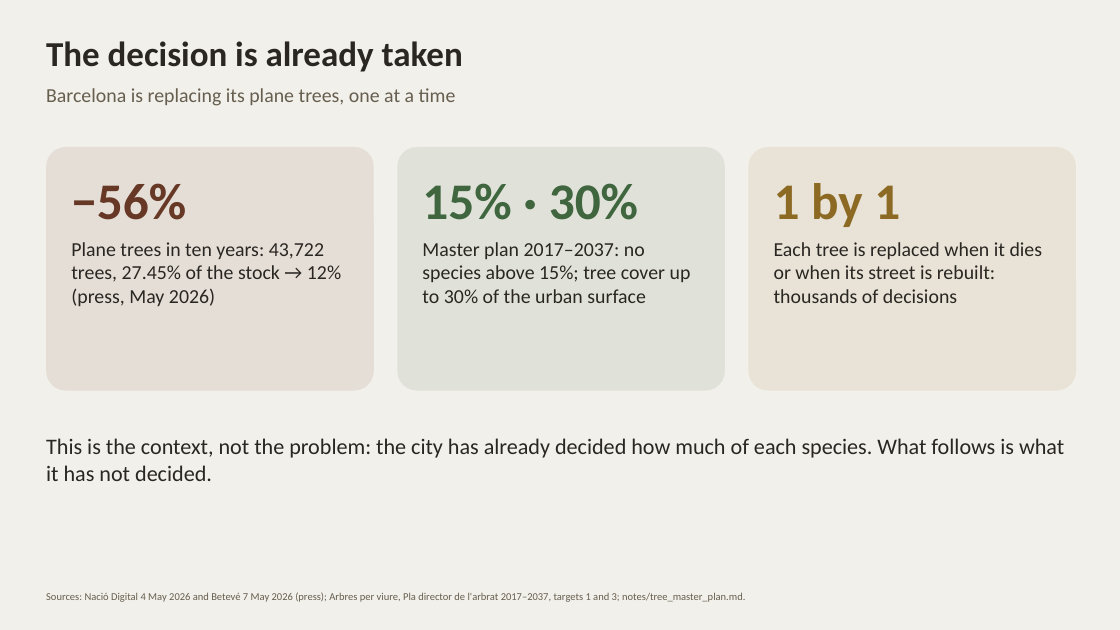
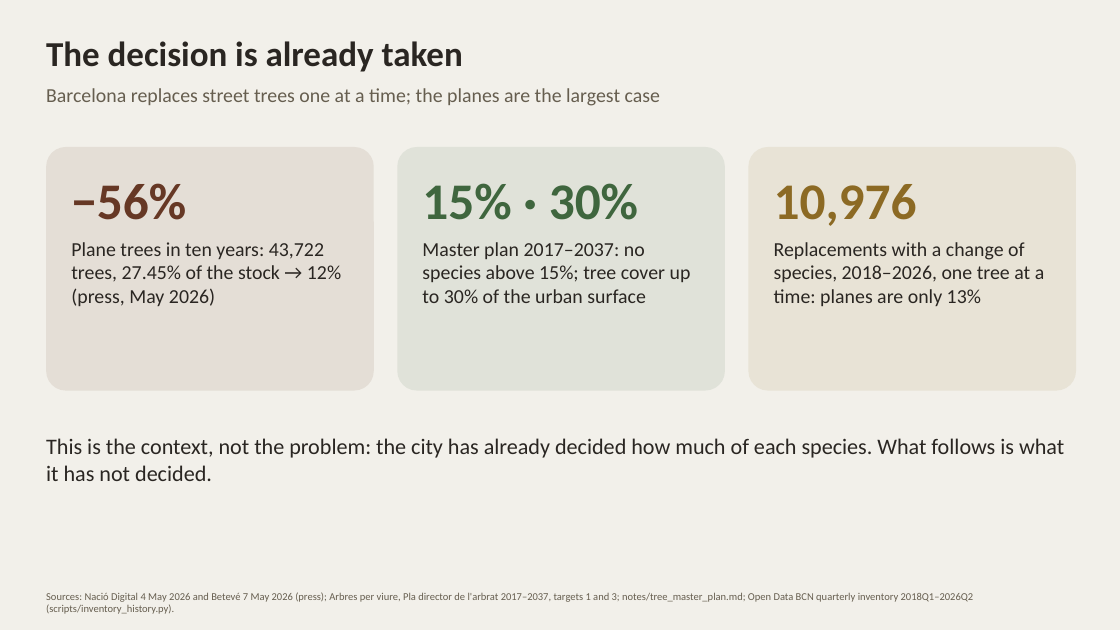
Before and after one commit to giofox96/shade-and-sponge, a slide deck: slide 2 of slides/shade_and_sponge_10nov_editable.pptx. Drawn at 1120x630 pixels with LibreOffice and Linux fonts; fonts in the diff are those of the drawing. Boxes give left, top, right and bottom in pixels: in the first picture for what was removed or moved away, otherwise in the second. Text is boxed around its words. In the diff, an @@ line names an element or a change of style, - is before the commit and + after.

```diff
--- a/slides/shade_and_sponge_10nov_editable.pptx
+++ b/slides/shade_and_sponge_10nov_editable.pptx
@@ text at box(46, 88, 660, 106): text changed @@
-Barcelona is replacing its plane trees, one at a time
+Barcelona replaces street trees one at a time; the planes are the largest case
@@ text at box(774, 184, 917, 226): text changed @@
-1 by 1
+10,976
@@ text at box(774, 242, 1045, 306): text changed @@
-Each tree is replaced when it dies or when its street is rebuilt: thousands of decisions
+Replacements with a change of species, 2018–2026, one tree at a time: planes are only 13%
@@ text at box(46, 592, 974, 614): text changed @@
-Sources: Nació Digital 4 May 2026 and Betevé 7 May 2026 (press); Arbres per viure, Pla director de l'arbrat 2017–2037, targets 1 and 3; notes/tree_master_plan.md.
+Sources: Nació Digital 4 May 2026 and Betevé 7 May 2026 (press); Arbres per viure, Pla director de l'arbrat 2017–2037, targets 1 and 3; notes/tree_master_plan.md; Open Data BCN quarterly inventory 2018Q1–2026Q2 (scripts/inventory_history.py).
```
Also in this commit, not shown: 6 other slides changed, 7 other files.
